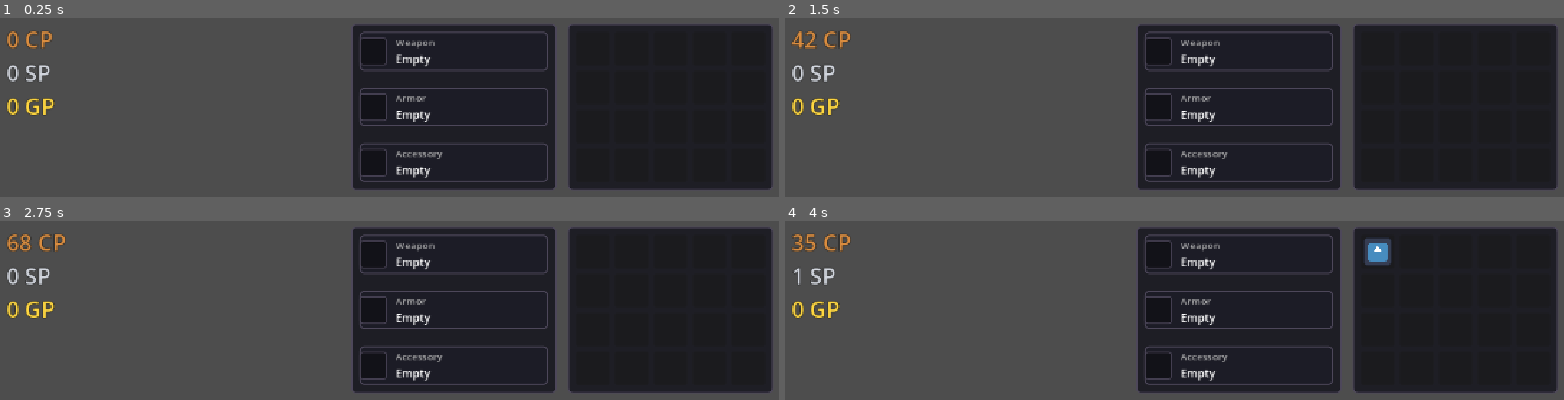
Above: before the commit, frames 1-4 (two rows, left to right).
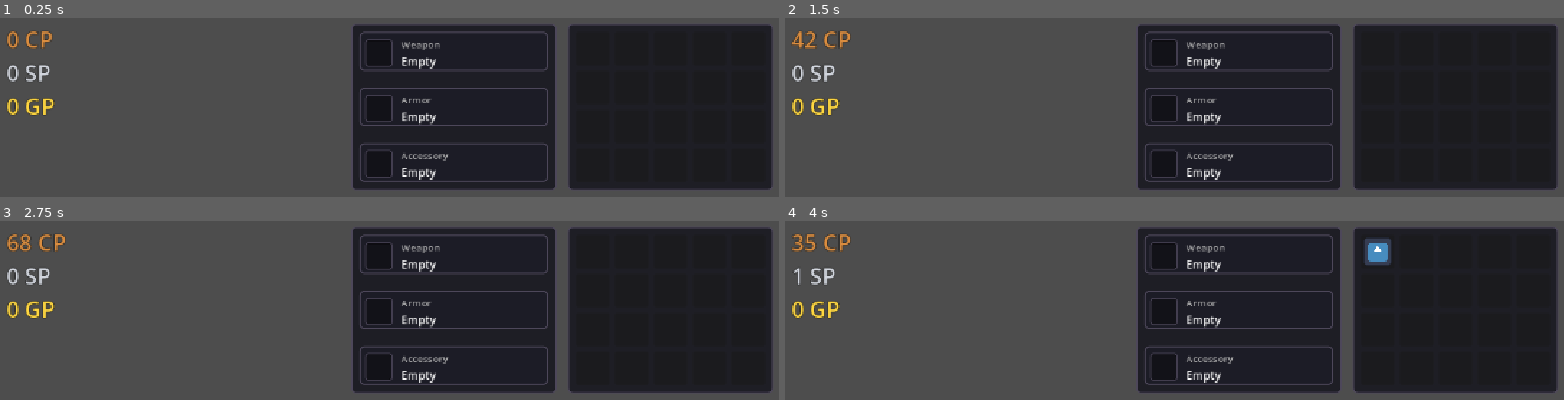
Above: after the commit, the same moments.

Repository: Aranha246/project-idle-fantasy
Game: Godot game, scene res://scenes/Main.tscn
The game is run twice, just before and just after one commit, with the same random seed, the same clock (stepped at 60 frames per second) and the same inputs.
Inputs:
- Up to frame 1 (0.25 s): no input
- Up to frame 2 (1.5 s): tap Enter at 0.5 s; tap Space at 1.25 s
- Up to frame 3 (2.75 s): tap Enter at 2 s
- Up to frame 4 (4 s): tap Space at 2.75 s; tap Enter at 3.5 s

The runs differ from the first frame. In frame 1, 1.6% of the frame differs, in the area x 46-58%, y 10-91%; in frame 2, 1.6%; in frame 3, 1.6%; in frame 4, 1.6%.

Commit message:
fix: resolve equipment UI clipping by wrapping content in a MarginContainer

Diff:
--- a/scripts/ui/EquipmentSlotUI.gd
+++ b/scripts/ui/EquipmentSlotUI.gd
@@ -103,12 +103,22 @@
 
 
 func _build_children() -> void:
+	# Use a MarginContainer to ensure content stays inside the panel borders.
+	var margin_container: MarginContainer = MarginContainer.new()
+	margin_container.set_anchors_preset(Control.PRESET_FULL_RECT)
+	margin_container.add_theme_constant_override("margin_left", int(SLOT_CONTENT_MARGIN))
+	margin_container.add_theme_constant_override("margin_top", int(SLOT_CONTENT_MARGIN))
+	margin_container.add_theme_constant_override("margin_right", int(SLOT_CONTENT_MARGIN))
+	margin_container.add_theme_constant_override("margin_bottom", int(SLOT_CONTENT_MARGIN))
+	margin_container.mouse_filter = Control.MOUSE_FILTER_IGNORE
+	add_child(margin_container)
+
 	var hbox: HBoxContainer = HBoxContainer.new()
-	hbox.set_anchors_preset(Control.PRESET_FULL_RECT)
 	hbox.add_theme_constant_override("separation", int(SLOT_GAP))
 	hbox.mouse_filter = Control.MOUSE_FILTER_IGNORE
+	hbox.size_flags_horizontal = Control.SIZE_EXPAND_FILL
 	hbox.size_flags_vertical = Control.SIZE_EXPAND_FILL
-	add_child(hbox)
+	margin_container.add_child(hbox)
 
 	# Fixed-size icon box, vertically centred so it never stretches with the row.
 	var icon_holder: Control = Control.new()
